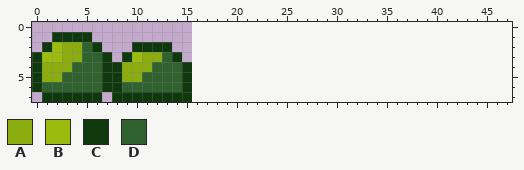
Two states of a pixel-art sprite, src/images/hero.png. The picture above was drawn from the file before the commit.
The file is 64x32 pixels, drawn in blocks of 4x4; one block is one cell here. The old version is drawn lined up with the new one, on the new canvas.
Palette (. is transparent): A #8bac0f  B #9bbc0f  C #0f380f  D #306230
Pixels before, first column x 0:
1 ..CCCC..........
2 .CBAADC...CCCC..
3 CBBAADDC.CBAADC.
4 CAAADDDCCAAADDDC
5 CAADDDDCCAADDDDC
6 CDDDDDDCCDDDDDDC
7 .CCCCCC.CCCCCCCC
After the commit:
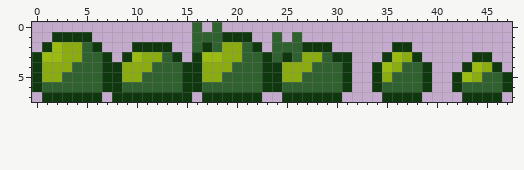
The author wrote: Ms. Slime and Mini Slime
The edit:
canvas 16x8 -> 48x8
Changed rows in their new state; - is an unchanged pixel.
first column x 16:
0 D-D-----------------------------
1 DDDCCC--D-D---------------------
2 DCDAADC-DDDCCC------CC----------
3 CBBAADDCDCDAADCC---CBAC-----CC--
4 CAAADDDCCAAADDDC--CBADDC---CBAC-
5 CAADDDDCCAADDDDC--CADDDC--CBADDC
6 CDDDDDDCCDDDDDDC--CDDDDC--CDDDDC
7 -CCCCCC--CCCCCC----CCCC----CCCC-
